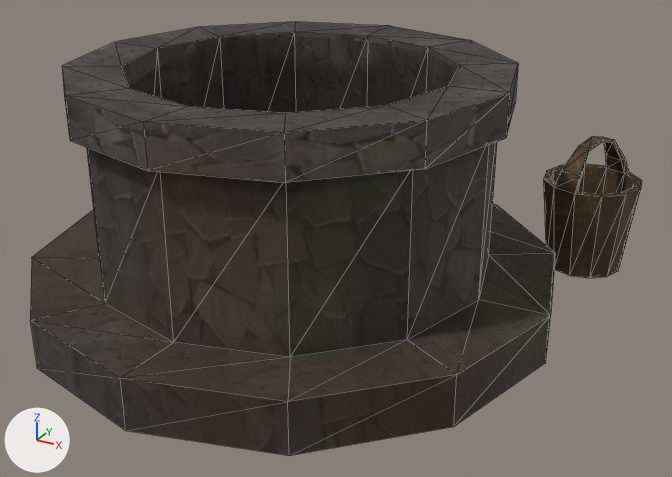
What one commit did to the glTF model objects/models/Well.glb.
One viewpoint serves both versions: a 50 mm camera at (1.52, -2.48, 1.67) aimed at (0.15, 0.01, 0.43). Lighting does not change. The marker at lower left points along +X, +Y and +Z. Mesh edges are drawn as thin lines. Vertices at the same position are counted once.

Names of what the first picture shows: 'Well'.
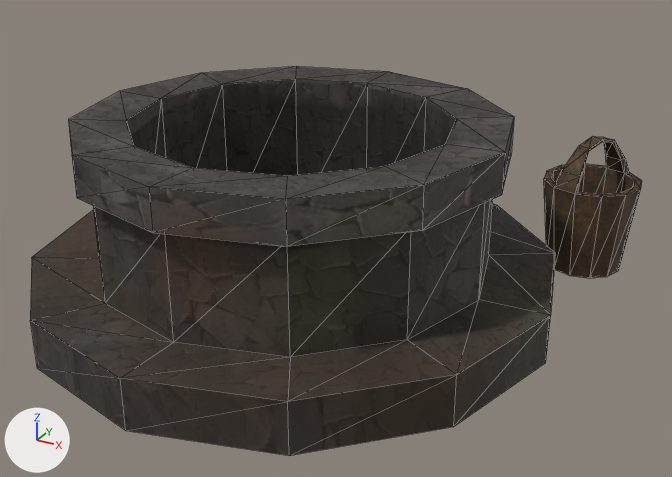
Pixel boxes [x1, y1, x2, y2] of what changed, in the pictures (672 x 477 px; the box of a moved part takes in the faces that stretch with it):
'Well', reshaped (10% shorter)
    before: [30, 22, 642, 456]
    after: [30, 66, 642, 456]
part 1 of me_circle, moved or reshaped
    before: [62, 22, 518, 357]
    after: [68, 66, 514, 357]

The change, as a list of edits to the scene's bpy script:
```text
Change me_circle:
    where me_circle.from_pydata(...)  # 164 vertices, 314 faces; spans x -0.9..0.97, y -0.9..0.95, z 0.17..0.99
    used by ob_well; location = (0.0, 0.0, 0.0)
    me_circle part 1: all 48 vertices in x -0.72..0.72, y -0.72..0.72, z 0.86..0.99 are moved by (0.0, 0.0, -0.17)
```
